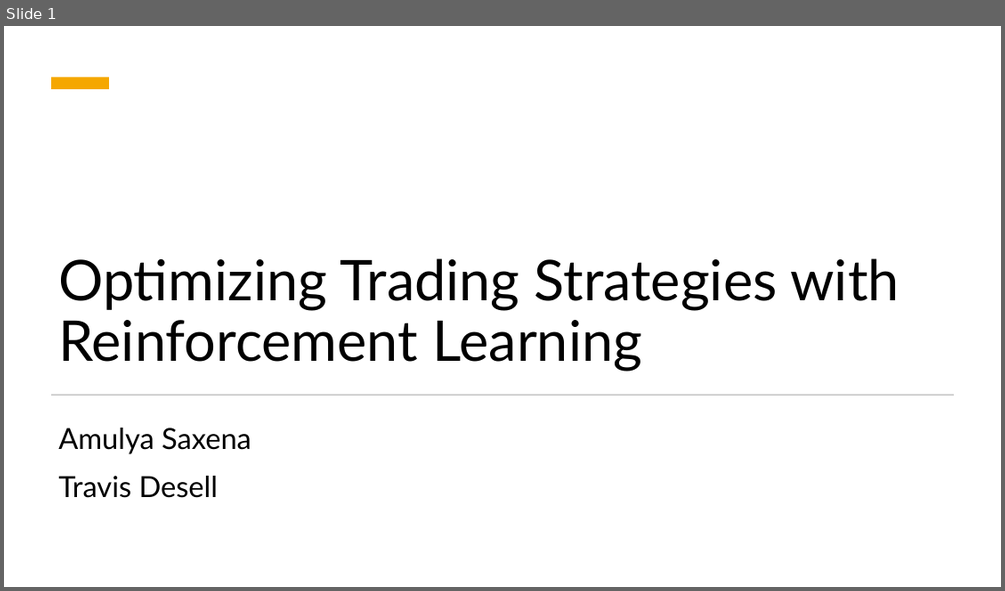
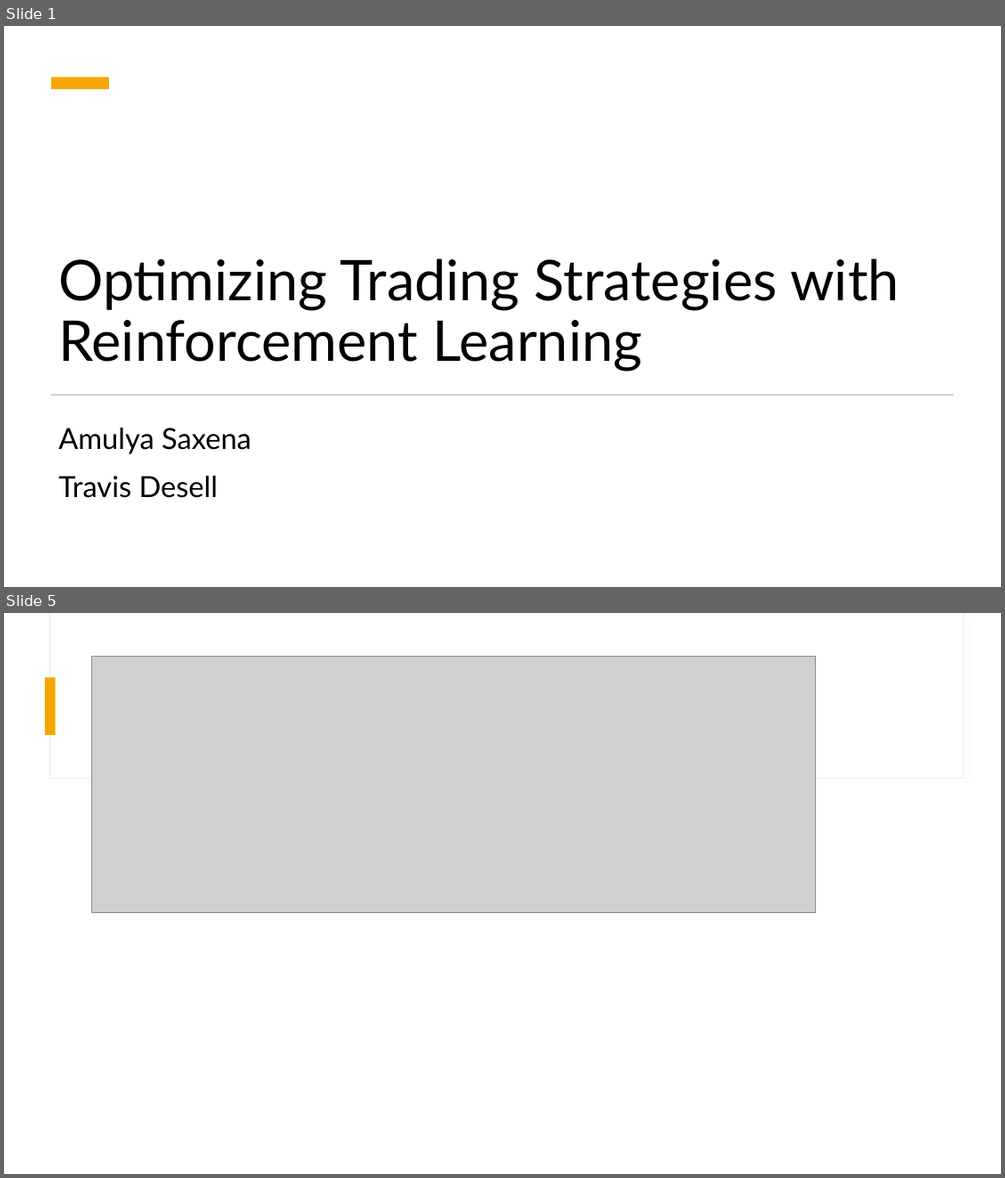
Before and after one commit to xlumzee/Optimizing-Trading-Strategies-RL, a slide deck: presentation/Standup 1.pptx. Shown one above the other, each under a label of ours: slide 1 before the commit, slides 1 and 5 after it; the slides between them are not shown. The pictures are 1005x591 and 1005x1178 pixels, drawn with LibreOffice and Linux fonts; fonts in the diff are those of the drawing; grey boxes stand for pictures. Boxes give left, top, right and bottom in pixels: in the first picture for what was removed or moved away, otherwise in the second. Text is boxed around its words. In the diff, an @@ line names an element or a change of style, - is before the commit and + after.

```diff
--- a/presentation/Standup 1.pptx
+++ b/presentation/Standup 1.pptx
@@ slide 5 added at [4, 613, 1001, 1174], background #FFFFFF @@
@@ rectangle added at [49, 613, 963, 779], fill #FFFFFF, outline #E9E9E9 0.75 pt @@
@@ rectangle added at [50, 613, 963, 778], fill #FFFFFF @@
@@ picture added at [91, 657, 816, 912] @@
@@ rectangle added at [45, 677, 56, 735], fill #F5A700 @@
```
Also in this commit, not shown: 3 slides changed, 3 other slides added, 2 slides removed, 22 other files.
